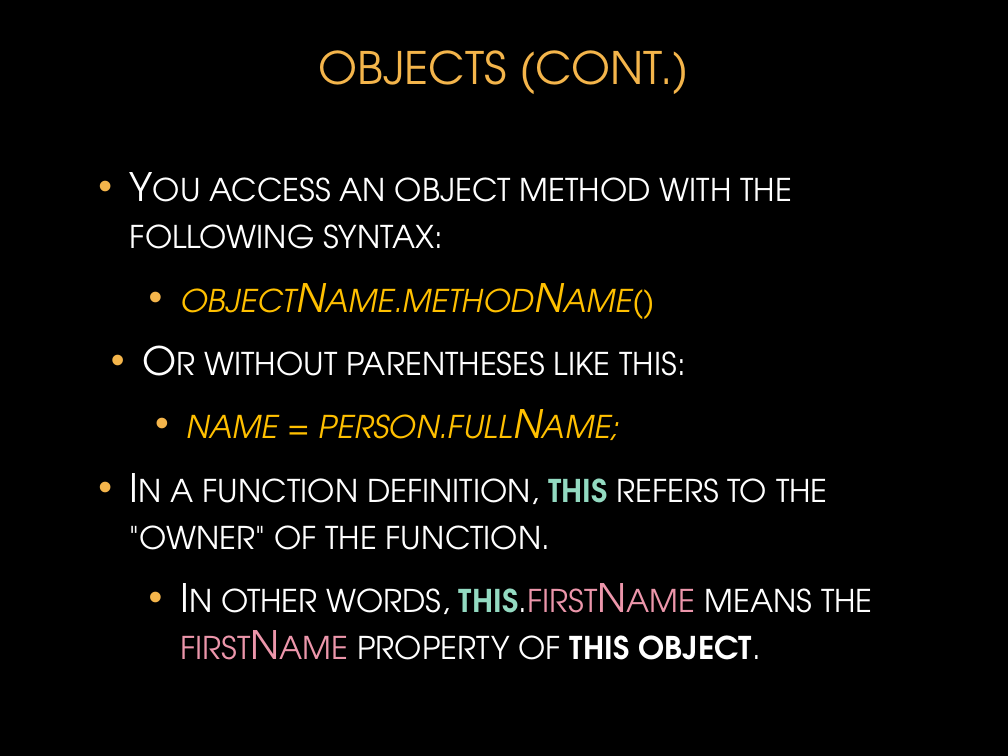
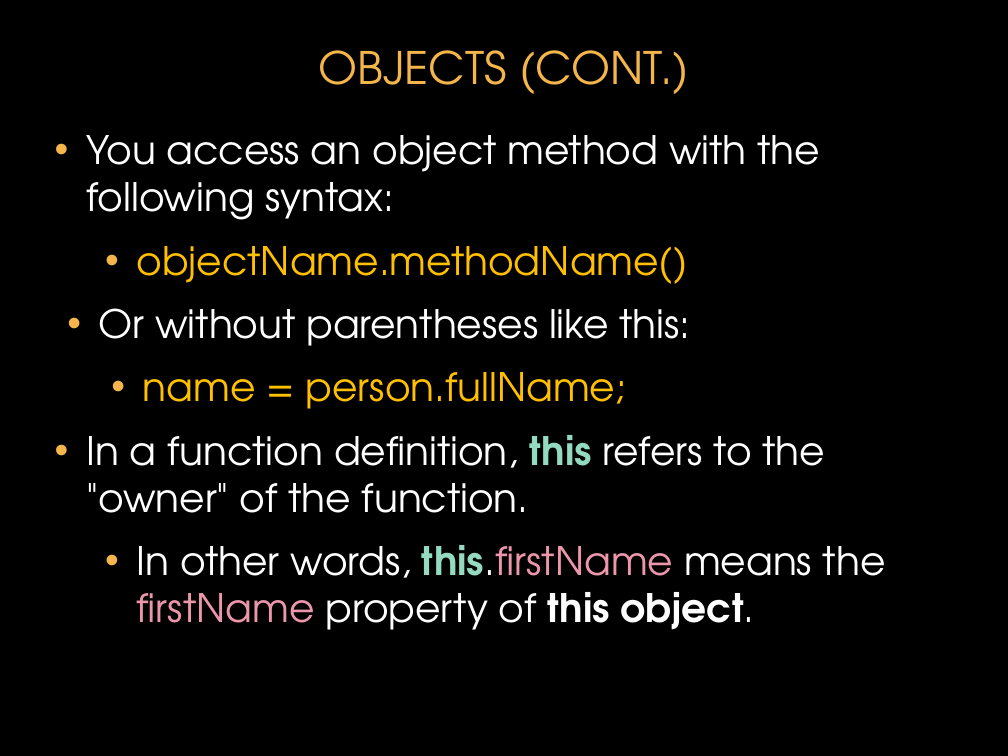
Before and after one commit to donfreiday/cpsc330-js, a slide deck: slide 30 of Javascript.pptx. Drawn at 1008x756 pixels with LibreOffice and Linux fonts; fonts in the diff are those of the drawing; background and template pictures are left out. Boxes give left, top, right and bottom in pixels: in the first picture for what was removed or moved away, otherwise in the second. Text is boxed around its words. In the diff, an @@ line names an element or a change of style, - is before the commit and + after.

```diff
--- a/Javascript.pptx
+++ b/Javascript.pptx
@@ text "You access an object method ...": place and size @@
-text "You access an object method ..." at <box>130,177,873,660</box>
+text "You access an object method ..." at <box>86,135,886,630</box>
@@ text "You access an object method ..." at <box>86,135,886,630</box>: small capitals off; italic off in "objectName.methodName()", "name = person.fullName;" @@
```
Also in this commit, not shown: 17 other slides changed, 1 other file.
